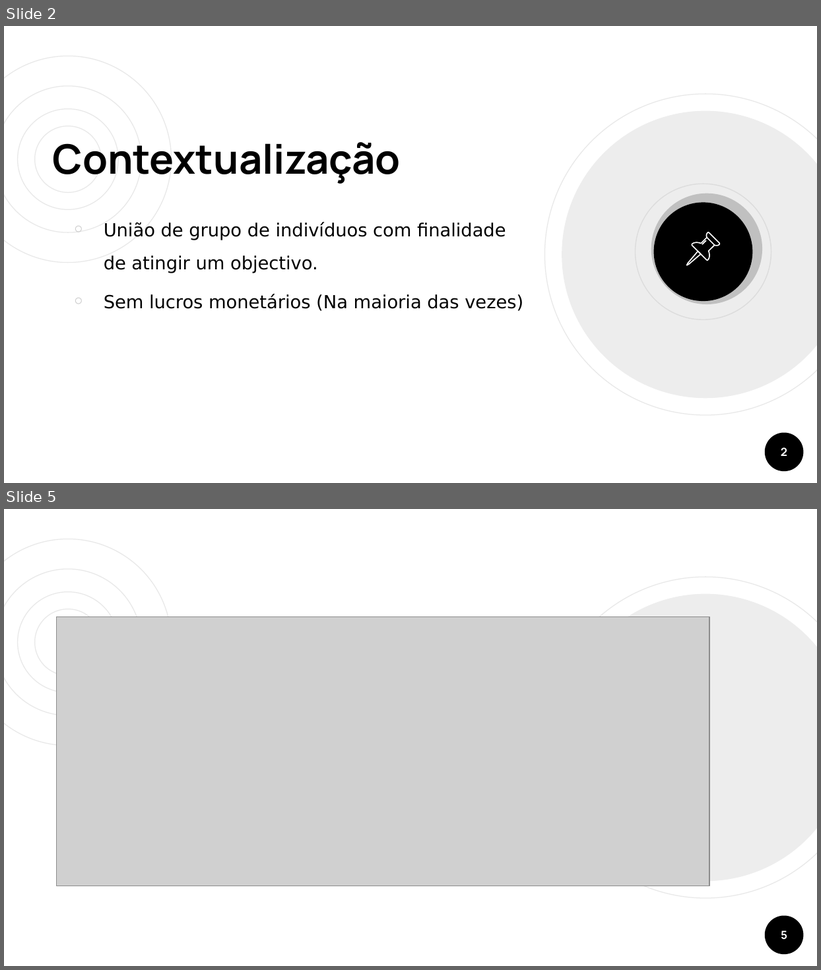
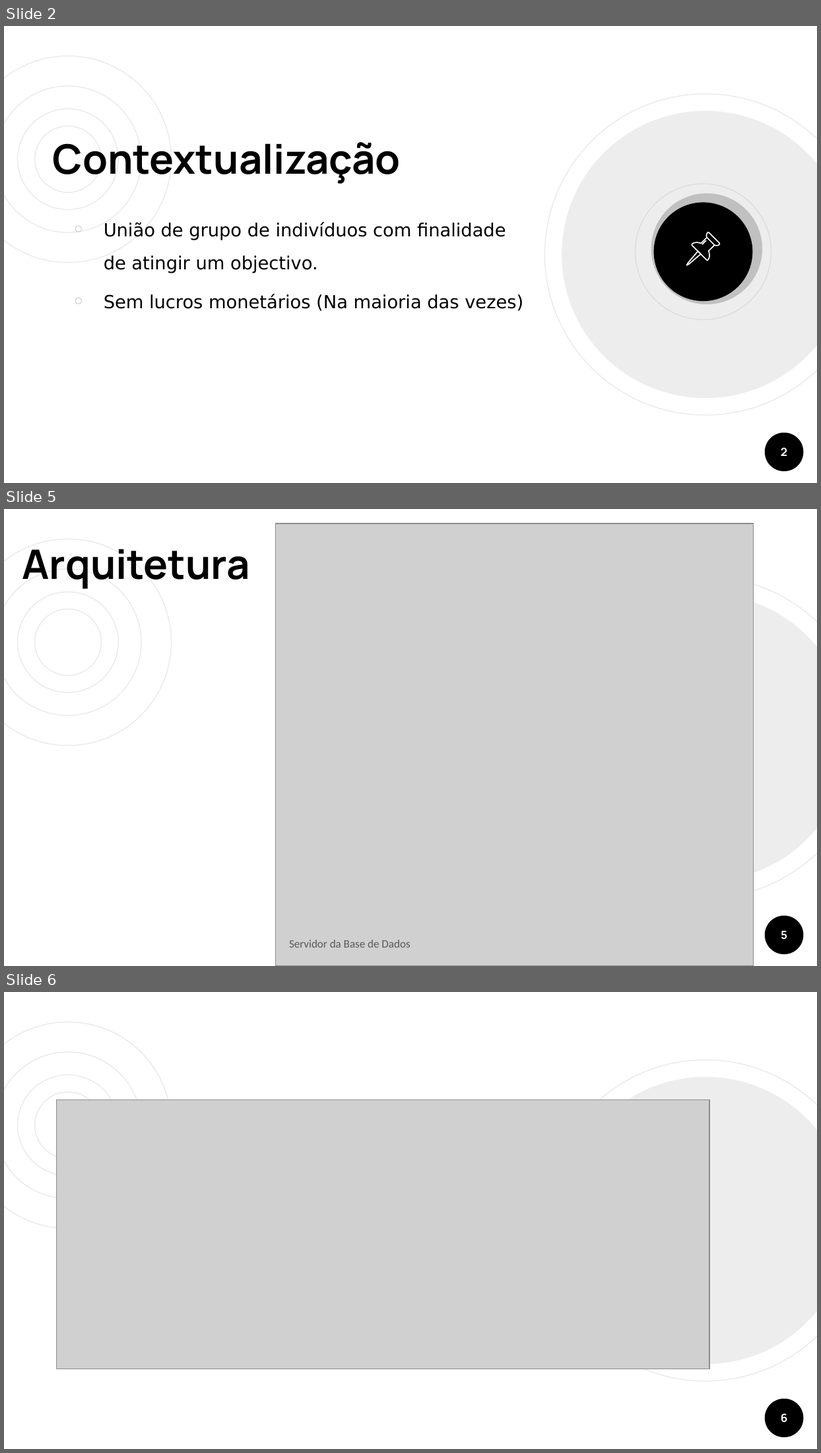
Before and after one commit to 50enta/gassX, a slide deck: Outros/ES - Arquitetura do Software.pptx. Shown one above the other, each under a label of ours: slides 2 and 5 before the commit, slides 2, 5 and 6 after it; the slides between them are not shown. The pictures are 821x970 and 821x1453 pixels, drawn with LibreOffice and Linux fonts; fonts in the diff are those of the drawing; grey boxes stand for pictures. Boxes give left, top, right and bottom in pixels: in the first picture for what was removed or moved away, otherwise in the second. Text is boxed around its words. In the diff, an @@ line names an element or a change of style, - is before the commit and + after.

```diff
--- a/Outros/ES - Arquitetura do Software.pptx
+++ b/Outros/ES - Arquitetura do Software.pptx
@@ slide 5 added at [4,509,817,966], background #FFFFFF; not listed: 7 template elements that a slide beside it also shows @@
@@ picture added at [275,524,754,966] @@
@@ title added at [22,549,250,589], 36 pt, text #000000, bold @@
+Arquitetura
@@ text added at [289,940,410,948], 10 pt, text #595959 @@
+Servidor da Base de Dados
@@ page number added at [781,931,787,940], 10 pt, text #FFFFFF, bold @@
+5
@@ what was slide 5 is now slide 6 @@
```
Also in this commit, not shown: 1 slide changed, 1 other slide added, 2 slides removed, 4 other files.
